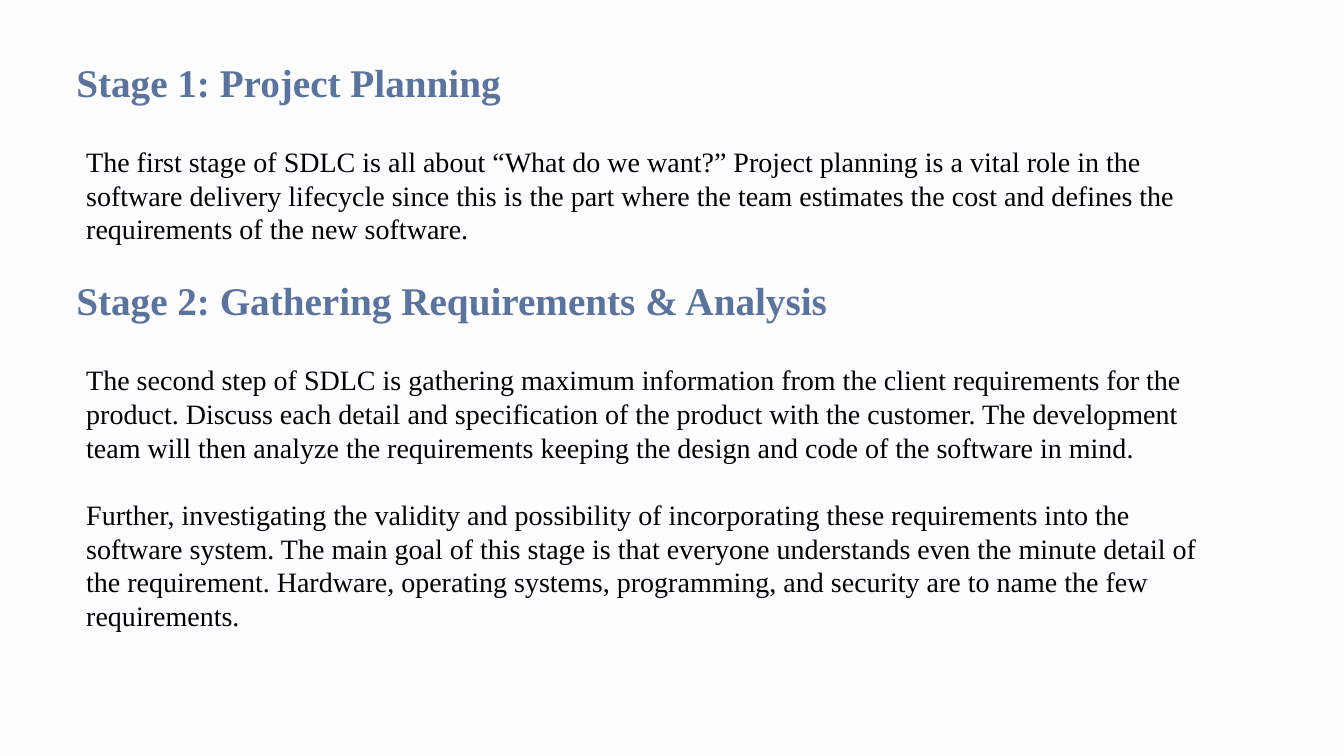
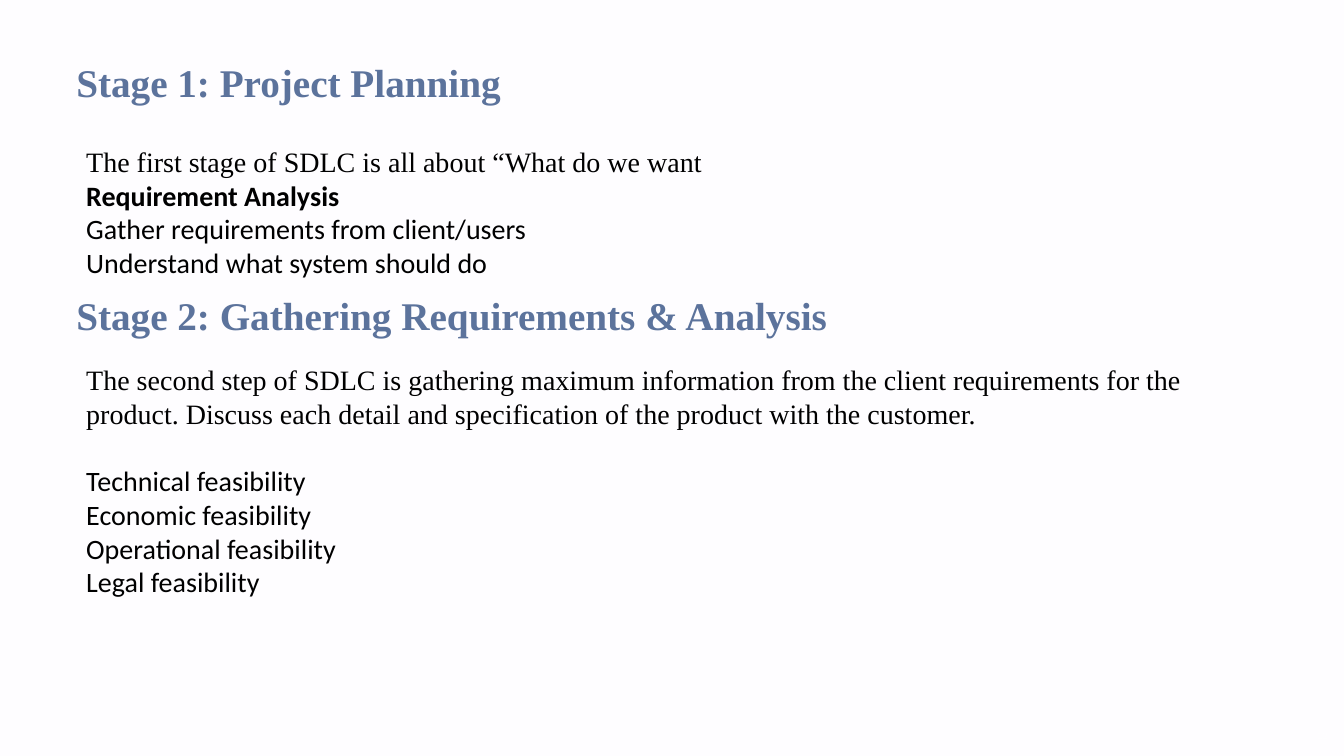
Before and after one commit to renujindal89/software-module1-2, a slide deck: slide 12 of software module 1,2.pptx (slide 14 before the commit). Drawn at 1344x756 pixels with LibreOffice and Linux fonts; fonts in the diff are those of the drawing; background and template pictures are left out. Boxes give left, top, right and bottom in pixels: in the first picture for what was removed or moved away, otherwise in the second. Text is boxed around its words. In the diff, an @@ line names an element or a change of style, - is before the commit and + after.

```diff
--- a/software module 1,2.pptx
+++ b/software module 1,2.pptx
@@ text at [86,152,701,278]: text changed; font Times New Roman to Calibri @@
-The first stage of SDLC is all about “What do we want?” Project planning is a vital role in the software delivery lifecycle since this is the part where the team estimates the cost and defines the requirements of the new software.
+The first stage of SDLC is all about “What do we want
+Requirement Analysis
+Gather requirements from client/users
+Understand what system should do
@@ text "Stage 2: Gathering Requirements & ...": place and size @@
-text "Stage 2: Gathering Requirements & ..." at [76,288,826,323]
+text "Stage 2: Gathering Requirements & ..." at [76,303,826,337]
@@ text at [86,370,1180,597]: text changed @@
-The second step of SDLC is gathering maximum information from the client requirements for the product. Discuss each detail and specification of the product with the customer. The development team will then analyze the requirements keeping the design and code of the software in mind.
-Further, investigating the validity and possibility of incorporating these requirements into the software system. The main goal of this stage is that everyone understands even the minute detail of the requirement. Hardware, operating systems, programming, and security are to name the few requirements.
+The second step of SDLC is gathering maximum information from the client requirements for the product. Discuss each detail and specification of the product with the customer.
+Technical feasibility
+Economic feasibility
+Operational feasibility
+Legal feasibility
```
Also in this commit, not shown: 6 other slides changed, 12 slides removed.
